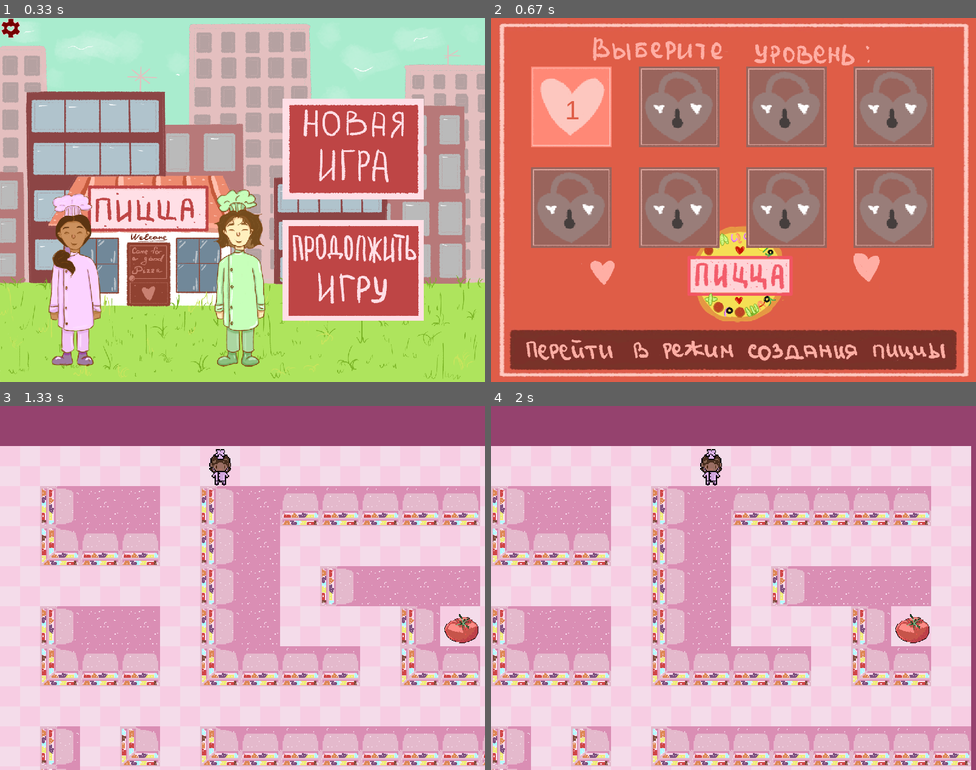
Above: before the commit, frames 1-4 (two rows, left to right).
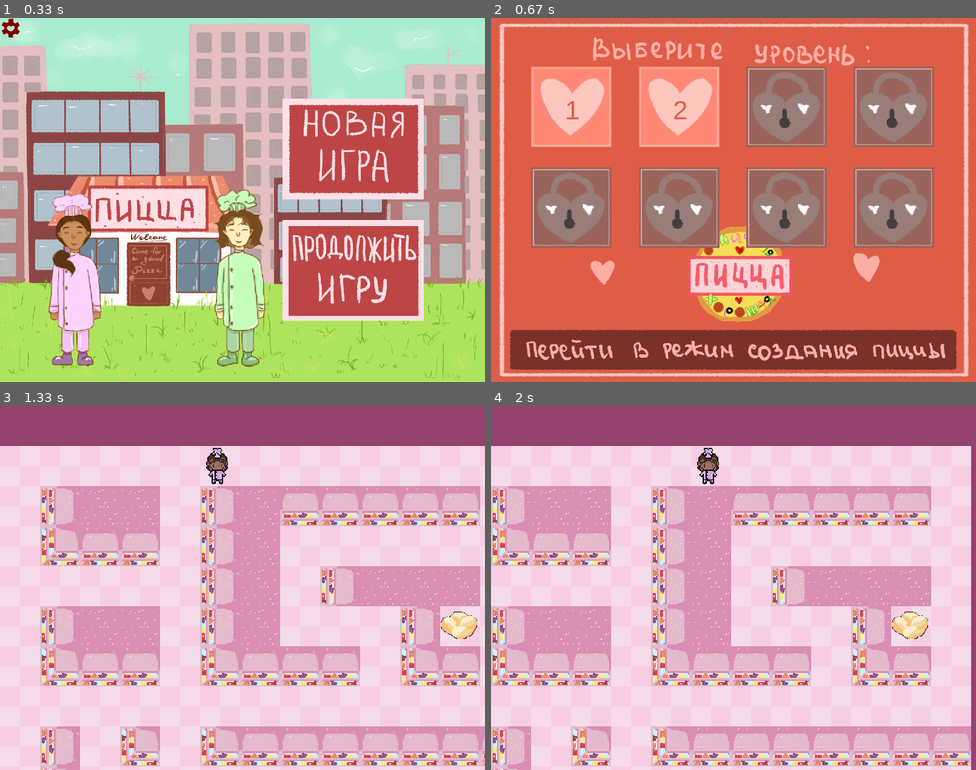
Above: after the commit, the same moments.

Repository: KsenyaShestakova/pygame_project
Game: pygame game, started from 1.py
The game is run twice, just before and just after one commit, with the same random seed, the same clock (stepped at 60 frames per second) and the same inputs.
Inputs (mouse positions are in pixels of both pictures, inside the frame that each line leads up to):
- Up to frame 1 (0.33 s): no input
- Up to frame 2 (0.67 s): click (845, 269) at 0.38 s
- Up to frame 3 (1.33 s): click "1" at 0.72 s; hold Right from 1 s (still down)
- Up to frame 4 (2 s): release Right at 1.47 s; hold Up 1.5-1.8 s; hold Right from 1.83 s (still down)

Frame 1 is identical in both runs. In frame 2, 3.7% of the frame differs, in the area x 30-48%, y 13-36%; in frame 3, 0.8%; in frame 4, 0.8%.

Commit message:
Сделан выход с уровня и взятие продукта

Diff:
--- a/1.py
+++ b/1.py
@@ -2,11 +2,14 @@
 
 import pygame
 
-from SCREEN_menu import new_game, game, FIRST_LEVEL, SECOND_LEVEL, THIRD_LEVEL, FOURTH_LEVEL
+from SCREEN_menu import new_game, game, FIRST_LEVEL, SECOND_LEVEL, THIRD_LEVEL, FOURTH_LEVEL, \
+    change_is_open
 from load_img import load_image
 from file_with_const import size, HEIGHT, WIDTH, \
-    all_sprites, btns, settings_spr, tiles_group, player_group, menu_running, FPS, levels, pers_size, \
-    tile_width, tile_height, tile_images, screen, clock, enemy_size, enemy_group, products_group
+    all_sprites, btns, settings_spr, tiles_group, player_group, menu_running, FPS, levels, \
+    pers_size, \
+    tile_width, tile_height, tile_images, screen, clock, enemy_size, enemy_group, products_group, \
+    tile_size, exit_sprite
 from SCREEN_menu import menu
 from SCREEN_start import start_screen
 from SCREEN_story import story
@@ -41,9 +44,10 @@
         else:
             self.image = player_k_image
         self.rect = self.image.get_rect().move(
-            tile_width * pos_x + 15, tile_height * pos_y + 5)
+            tile_width * pos_x + WIDTH // 80, tile_height * pos_y + HEIGHT // 180)
         self.mask = pygame.mask.from_surface(self.image)
         self.pos = (pos_x, pos_y)
+        self.product = False
 
     def move(self, x, y):
         camera.dx -= tile_width * (x - self.pos[0])
@@ -67,7 +71,7 @@
         elif type == '/':
             self.image = enemy4_image
         self.rect = self.image.get_rect().move(
-            tile_width * pos_x + 5, tile_height * pos_y + 5)
+            tile_width * pos_x, tile_height * pos_y)
         self.mask = pygame.mask.from_surface(self.image)
         self.pos = (pos_x, pos_y)
         print("enemy init")
@@ -78,10 +82,28 @@
         super().__init__(products_group, all_sprites)
         self.image = pygame.transform.scale(load_image(f'{LEVEL_NOW}.png', color_key=-1), enemy_size)
         self.rect = self.image.get_rect().move(
-            tile_width * pos_x + 5, tile_height * pos_y + 5)
+            tile_width * pos_x, tile_height * pos_y)
         self.mask = pygame.mask.from_surface(self.image)
         self.pos = (pos_x, pos_y)
 
+    def update(self, player):
+        if player.pos == self.pos:
+            player.product = True
+            return True
+
+
+class ExitLevel(pygame.sprite.Sprite):
+    def __init__(self, pos_x, pos_y):
+        super().__init__(exit_sprite)
+        self.image = pygame.transform.scale(load_image('exit.jpg'), tile_size)
+        self.rect = self.image.get_rect().move(
+            tile_width * pos_x, tile_height * pos_y)
+        self.pos = (pos_x, pos_y)
+
+    def update(self, player):
+        if player.pos == self.pos and player.product:
+            change_is_open('open_levels.txt', LEVEL_NOW)
+            return True
 
 class Camera:
     # зададим начальный сдвиг камеры
@@ -117,27 +139,28 @@
                 enemies.append(new_enemy)
             elif level[y][x] == '@':
                 Tile('exit', x, y)
+                exit_new = ExitLevel(x, y)
             elif level[y][x] == '*':
                 Tile('empty', x, y)
                 product = Product(x, y)
     print(enemies)
     # вернем игрока, а также размер поля в клетках
-    return new_player, x, y, enemies, product
+    return new_player, x, y, enemies, product, exit_new
 
 
 def move(player, movement):
     x, y = player.pos
     if movement == "up":
-        if y > 0 and (level_map[y - 1][x] == "." or level_map[y - 1][x] == "@"):
+        if y > 0 and (level_map[y - 1][x] == "." or level_map[y - 1][x] == "@" or level_map[y - 1][x] == '*'):
             player.move(x, y - 1)
     elif movement == "down":
-        if y < max_y and (level_map[y + 1][x] == "." or level_map[y + 1][x] == "@"):
+        if y < max_y and (level_map[y + 1][x] == "." or level_map[y + 1][x] == "@" or level_map[y + 1][x] == '*'):
             player.move(x, y + 1)
     elif movement == "left":
-        if x > 0 and (level_map[y][x - 1] == "." or level_map[y][x - 1] == "@"):
+        if x > 0 and (level_map[y][x - 1] == "." or level_map[y][x - 1] == "@" or level_map[y][x - 1] == '*'):
             player.move(x - 1, y)
     elif movement == "right":
-        if x < max_x and (level_map[y][x + 1] == "." or level_map[y][x + 1] == "@"):
+        if x < max_x and (level_map[y][x + 1] == "." or level_map[y][x + 1] == "@" or level_map[y][x + 1] == '*'):
             player.move(x + 1, y)
 
 
@@ -162,11 +185,11 @@
 
 while menu_running:
     game('open_levels.txt')
-    print(FIRST_LEVEL, SECOND_LEVEL, THIRD_LEVEL, FOURTH_LEVEL)
+
     level = menu(screen)
-
+    LEVEL_NOW = level
     level_map = load_level(levels[level])
-    player, max_x, max_y, enemies, product = generate_level(level_map)
+    player, max_x, max_y, enemies, product, exit_new = generate_level(level_map)
 
     running = True
     while running:
@@ -193,6 +216,14 @@
             camera.apply(sprite)
         for sprite in products_group:
             camera.apply(sprite)
+        if exit_new.update(player):
+            running = False
+            player.kill()
+            for el in tiles_group:
+                el.kill()
+        if product.update(player):
+            product.kill()
+
         screen.fill('black')
         camera.update(player)
         tiles_group.draw(screen)
--- a/SCREEN_menu.py
+++ b/SCREEN_menu.py
@@ -25,6 +25,7 @@
     global OLD_GAME
     with open(filename, 'w') as file:
         OLD_GAME[level - 1] = 1
+        OLD_GAME = list(map(str, OLD_GAME))
         file.write(' '.join(OLD_GAME))
 
 
@@ -112,7 +113,7 @@
     level_img_otkr = 'BUTTON_open_level.png'
     level_img_not_otkr = "BUTTON_close_level.png"
 
-    def __init__(self, coords: tuple[int, int], transform: tuple[int, int], lvl_number, is_open):
+    def __init__(self, coords: (int, int), transform: (int, int), lvl_number, is_open):
         if is_open:
             img = LevelBtn.level_img_otkr
         else:
@@ -132,8 +133,7 @@
                     self.rect.collidepoint(args[0].pos) and self.is_open:
                 print(self.number)
                 return self.number
-            elif args and self.x <= pygame.mouse.get_pos()[0] <= self.x + self.width and \
-                    self.y <= pygame.mouse.get_pos()[1] <= self.y + self.height:
+            elif args and self.rect.collidepoint(args[0].pos):
                 self.image = self.change_img
             else:
                 self.image = self.old_img
--- a/file_with_const.py
+++ b/file_with_const.py
@@ -20,6 +20,7 @@
 btns = pygame.sprite.Group()
 products_group = pygame.sprite.Group()
 lvl_btn = pygame.sprite.Group()
+exit_sprite = pygame.sprite.Group()
 
 menu_running = True
 
--- a/open_levels.txt
+++ b/open_levels.txt
@@ -1 +1 @@
-0 0 0 0 0 0 0 0
+1 0 0 0 0 0 0 0
